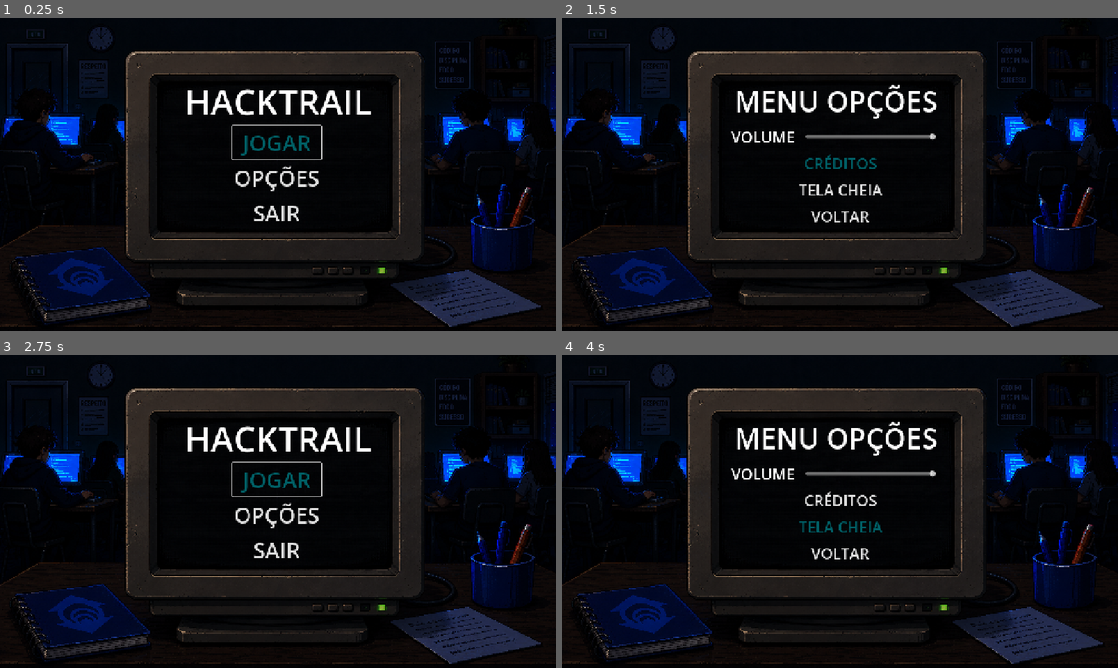
Above: before the commit, frames 1-4 (two rows, left to right).
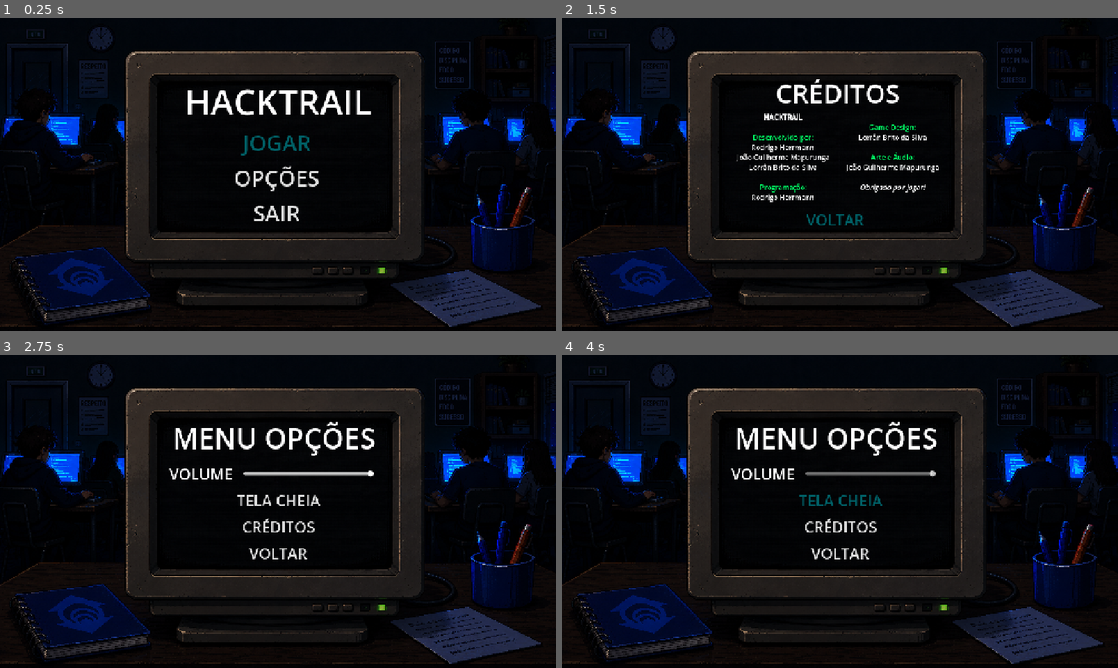
Above: after the commit, the same moments.

Repository: devrodofc/HackTrail2
Game: Godot game, scene res://ui/menus/main/main.tscn
Two runs of this game, one before a commit and one after it. Both use one fixed random seed, a clock stepped at 60 frames per second and the inputs below.
Inputs (mouse positions are in pixels of both pictures, inside the frame that each line leads up to):
- Up to frame 1 (0.25 s): no input
- Up to frame 2 (1.5 s): click "OPÇÕES" at 0.5 s; click "CRÉDITOS" at 1.25 s
- Up to frame 3 (2.75 s): click "VOLTAR" at 2 s
- Up to frame 4 (4 s): click (840, 498) at 2.75 s, where only the run after the commit has a clickable "TELA CHEIA"; click "TELA CHEIA" at 3.5 s

The runs differ from the first frame. In frame 1, 0.1% of the frame differs, in the area x 41-58%, y 34-46%; in frame 2, 4.0%, in the area x 30-68%, y 19-67%; in frame 3, 3.4%; in frame 4, 0.7%.

Commit message:
feat/tela de creditos adicionada - feat/navegacao entre telas de menu concluida - fix/bug seleçao de botoes

Diff:
--- a/project.godot
+++ b/project.godot
@@ -23,6 +23,7 @@
 
 window/size/viewport_width=1280
 window/size/viewport_height=720
+window/size/mode=3
 window/stretch/mode="canvas_items"
 
 [physics]
--- /dev/null
+++ b/ui/menus/credits/credits.gd
@@ -0,0 +1,13 @@
+extends Control
+
+@onready var back_button: Button = $MarginContainer/VBoxContainer/FreeMove/BackButton
+
+func _ready() -> void:
+	# Foca no botão para navegação por teclado/controle
+	back_button.grab_focus()
+
+	back_button.pressed.connect(_on_back_pressed)
+
+func _on_back_pressed() -> void:
+	# Retorna para o Menu de Opções
+	get_tree().change_scene_to_file("res://ui/menus/options/options.tscn")
--- /dev/null
+++ b/ui/menus/credits/credits.tscn
@@ -0,0 +1,127 @@
+[gd_scene format=3 uid="uid://bjg8h27yjwss7"]
+
+[ext_resource type="Script" uid="uid://bjvvcssdmppal" path="res://ui/menus/credits/credits.gd" id="1_h1tht"]
+[ext_resource type="Texture2D" uid="uid://dg2o8kdxb4mqh" path="res://assets/sprites/props/computador4.png" id="2_xxakf"]
+
+[sub_resource type="StyleBoxEmpty" id="StyleBoxEmpty_h1tht"]
+
+[node name="CreditsMenu" type="Control" unique_id=1961620024]
+layout_mode = 3
+anchors_preset = 15
+anchor_right = 1.0
+anchor_bottom = 1.0
+grow_horizontal = 2
+grow_vertical = 2
+script = ExtResource("1_h1tht")
+
+[node name="Background" type="TextureRect" parent="." unique_id=1956681027]
+layout_mode = 1
+anchors_preset = 15
+anchor_right = 1.0
+anchor_bottom = 1.0
+grow_horizontal = 2
+grow_vertical = 2
+texture = ExtResource("2_xxakf")
+expand_mode = 1
+
+[node name="MarginContainer" type="MarginContainer" parent="." unique_id=1218600158]
+layout_mode = 1
+anchors_preset = 15
+anchor_right = 1.0
+anchor_bottom = 1.0
+grow_horizontal = 2
+grow_vertical = 2
+theme_override_constants/margin_left = 120
+theme_override_constants/margin_bottom = 120
+
+[node name="FreeMove2" type="Control" parent="MarginContainer" unique_id=588444442]
+custom_minimum_size = Vector2(0, 50)
+layout_mode = 2
+metadata/_edit_lock_ = true
+
+[node name="ColumnsContainer" type="HBoxContainer" parent="MarginContainer/FreeMove2" unique_id=968822341]
+layout_mode = 0
+offset_left = 265.0
+offset_top = 134.0
+offset_right = 765.0
+offset_bottom = 484.0
+metadata/_edit_lock_ = true
+
+[node name="LeftColumn" type="RichTextLabel" parent="MarginContainer/FreeMove2/ColumnsContainer" unique_id=1119813558]
+custom_minimum_size = Vector2(0, 350)
+layout_mode = 2
+size_flags_horizontal = 3
+size_flags_vertical = 6
+bbcode_enabled = true
+text = "[center]
+[b]HACKTRAIL[/b]
+
+[color=#00ff66]Desenvolvido por:[/color]
+Rodrigo Herrmann
+João Guilherme Mapurunga
+Lorrân Brito da Silva
+
+[color=#00ff66]Programação:[/color]
+Rodrigo Herrmann
+"
+horizontal_alignment = 1
+vertical_alignment = 1
+metadata/_edit_lock_ = true
+
+[node name="RightColumn" type="RichTextLabel" parent="MarginContainer/FreeMove2/ColumnsContainer" unique_id=1958321927]
+custom_minimum_size = Vector2(0, 350)
+layout_mode = 2
+size_flags_horizontal = 3
+size_flags_vertical = 6
+bbcode_enabled = true
+text = "
+[color=#00ff66]Game Design:[/color]
+Lorrân Brito da Silva
+
+[color=#00ff66]Arte e Áudio:[/color]
+João Guilherme Mapurunga
+
+[i]Obrigado por jogar![/i]"
+horizontal_alignment = 1
+vertical_alignment = 1
+metadata/_edit_lock_ = true
+
+[node name="VBoxContainer" type="VBoxContainer" parent="MarginContainer" unique_id=736543570]
+layout_mode = 2
+alignment = 2
+
+[node name="FreeMove" type="Control" parent="MarginContainer/VBoxContainer" unique_id=221086794]
+layout_mode = 2
+
+[node name="TitleLabel" type="Label" parent="MarginContainer/VBoxContainer/FreeMove" unique_id=975364579]
+layout_mode = 1
+anchors_preset = 7
+anchor_left = 0.5
+anchor_top = 1.0
+anchor_right = 0.5
+anchor_bottom = 1.0
+offset_left = -220.0
+offset_top = -469.0
+offset_right = 90.0
+offset_bottom = -379.0
+grow_horizontal = 2
+grow_vertical = 0
+theme_override_font_sizes/font_size = 60
+text = "CRÉDITOS"
+horizontal_alignment = 1
+
+[node name="BackButton" type="Button" parent="MarginContainer/VBoxContainer/FreeMove" unique_id=1580104235]
+layout_mode = 0
+offset_left = 410.0
+offset_top = -174.0
+offset_right = 609.0
+offset_bottom = -97.0
+mouse_default_cursor_shape = 2
+theme_override_colors/font_focus_color = Color(1.2273341e-06, 0.37668496, 0.40217566, 1)
+theme_override_colors/font_pressed_color = Color(0, 0.9411765, 1, 1)
+theme_override_colors/font_hover_color = Color(0, 0.3764706, 0.40392157, 1)
+theme_override_colors/font_hover_pressed_color = Color(0, 0.9411765, 1, 1)
+theme_override_font_sizes/font_size = 35
+theme_override_styles/focus = SubResource("StyleBoxEmpty_h1tht")
+text = "VOLTAR"
+flat = true
--- a/ui/menus/main/main.tscn
+++ b/ui/menus/main/main.tscn
@@ -2,6 +2,8 @@
 
 [ext_resource type="Script" uid="uid://dd2cb2xie5w2t" path="res://ui/menus/main/main.gd" id="1_yvasb"]
 [ext_resource type="Texture2D" uid="uid://dg2o8kdxb4mqh" path="res://assets/sprites/props/computador4.png" id="3_72mpx"]
+
+[sub_resource type="StyleBoxEmpty" id="StyleBoxEmpty_kqqty"]
 
 [node name="MainMenu" type="Control" unique_id=1961620024]
 layout_mode = 3
@@ -75,6 +77,7 @@
 theme_override_colors/font_hover_color = Color(0, 0.3764706, 0.40392157, 1)
 theme_override_colors/font_hover_pressed_color = Color(0, 0.9411765, 1, 1)
 theme_override_font_sizes/font_size = 50
+theme_override_styles/focus = SubResource("StyleBoxEmpty_kqqty")
 text = "JOGAR"
 flat = true
 metadata/_edit_lock_ = true
@@ -87,6 +90,7 @@
 theme_override_colors/font_hover_color = Color(0, 0.3764706, 0.40392157, 1)
 theme_override_colors/font_hover_pressed_color = Color(0, 0.9411765, 1, 1)
 theme_override_font_sizes/font_size = 50
+theme_override_styles/focus = SubResource("StyleBoxEmpty_kqqty")
 text = "OPÇÕES"
 flat = true
 metadata/_edit_lock_ = true
@@ -99,6 +103,7 @@
 theme_override_colors/font_hover_color = Color(0, 0.3764706, 0.40392157, 1)
 theme_override_colors/font_hover_pressed_color = Color(0, 0.9411765, 1, 1)
 theme_override_font_sizes/font_size = 50
+theme_override_styles/focus = SubResource("StyleBoxEmpty_kqqty")
 text = "SAIR"
 flat = true
 metadata/_edit_lock_ = true
--- a/ui/menus/options/options.gd
+++ b/ui/menus/options/options.gd
@@ -39,9 +39,7 @@
 		DisplayServer.window_set_mode(DisplayServer.WINDOW_MODE_FULLSCREEN)
 
 func _on_credits_pressed() -> void:
-	print("Abrindo créditos...")
-	# Futuramente: carregar a cena de créditos
+	get_tree().change_scene_to_file("res://ui/menus/credits/credits.tscn")
 
 func _on_back_pressed() -> void:
-	# Volta para o menu principal
 	get_tree().change_scene_to_file("res://ui/menus/main/main.tscn")
--- a/ui/menus/options/options.tscn
+++ b/ui/menus/options/options.tscn
@@ -2,6 +2,8 @@
 
 [ext_resource type="Script" uid="uid://b0fuaxcafqyop" path="res://ui/menus/options/options.gd" id="1_2oi6d"]
 [ext_resource type="Texture2D" uid="uid://dg2o8kdxb4mqh" path="res://assets/sprites/props/computador4.png" id="3_jtp40"]
+
+[sub_resource type="StyleBoxEmpty" id="StyleBoxEmpty_2oi6d"]
 
 [node name="OptionsMenu" type="Control" unique_id=1961620024]
 layout_mode = 3
@@ -95,6 +97,19 @@
 offset_right = 632.0
 offset_bottom = -65.0
 
+[node name="FullscreenButton" type="Button" parent="MarginContainer/VBoxContainer/Spacer2/VBoxContainer" unique_id=935421307]
+layout_mode = 2
+mouse_default_cursor_shape = 2
+theme_override_colors/font_focus_color = Color(1.2273341e-06, 0.37668496, 0.40217566, 1)
+theme_override_colors/font_pressed_color = Color(0, 0.9411765, 1, 1)
+theme_override_colors/font_hover_color = Color(0, 0.3764706, 0.40392157, 1)
+theme_override_colors/font_hover_pressed_color = Color(0, 0.9411765, 1, 1)
+theme_override_font_sizes/font_size = 35
+theme_override_styles/focus = SubResource("StyleBoxEmpty_2oi6d")
+text = "TELA CHEIA"
+flat = true
+metadata/_edit_lock_ = true
+
 [node name="CreditsButton" type="Button" parent="MarginContainer/VBoxContainer/Spacer2/VBoxContainer" unique_id=1733372069]
 layout_mode = 2
 mouse_default_cursor_shape = 2
@@ -103,19 +118,8 @@
 theme_override_colors/font_hover_color = Color(0, 0.3764706, 0.40392157, 1)
 theme_override_colors/font_hover_pressed_color = Color(0, 0.9411765, 1, 1)
 theme_override_font_sizes/font_size = 35
+theme_override_styles/focus = SubResource("StyleBoxEmpty_2oi6d")
 text = "CRÉDITOS"
-flat = true
-metadata/_edit_lock_ = true
-
-[node name="FullscreenButton" type="Button" parent="MarginContainer/VBoxContainer/Spacer2/VBoxContainer" unique_id=935421307]
-layout_mode = 2
-mouse_default_cursor_shape = 2
-theme_override_colors/font_focus_color = Color(1.2273341e-06, 0.37668496, 0.40217566, 1)
-theme_override_colors/font_pressed_color = Color(0, 0.9411765, 1, 1)
-theme_override_colors/font_hover_color = Color(0, 0.3764706, 0.40392157, 1)
-theme_override_colors/font_hover_pressed_color = Color(0, 0.9411765, 1, 1)
-theme_override_font_sizes/font_size = 35
-text = "TELA CHEIA"
 flat = true
 metadata/_edit_lock_ = true
 
@@ -127,6 +131,7 @@
 theme_override_colors/font_hover_color = Color(0, 0.3764706, 0.40392157, 1)
 theme_override_colors/font_hover_pressed_color = Color(0, 0.9411765, 1, 1)
 theme_override_font_sizes/font_size = 35
+theme_override_styles/focus = SubResource("StyleBoxEmpty_2oi6d")
 text = "VOLTAR"
 flat = true
 metadata/_edit_lock_ = true
Not shown, added: ui/menus/credits/credits.gd.uid
